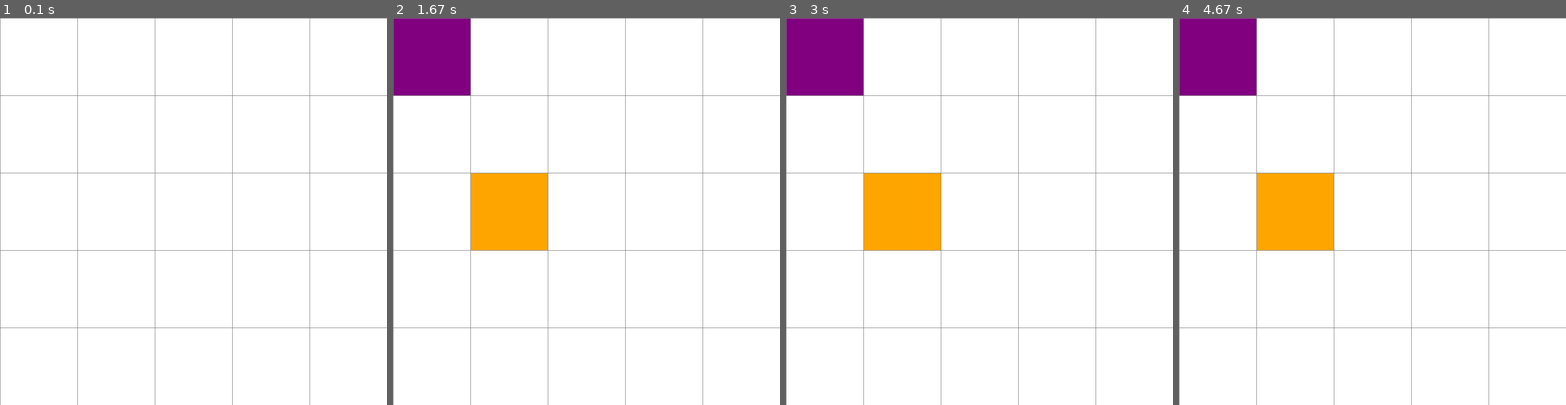
Above: before the commit, frames 1-4 (left to right).
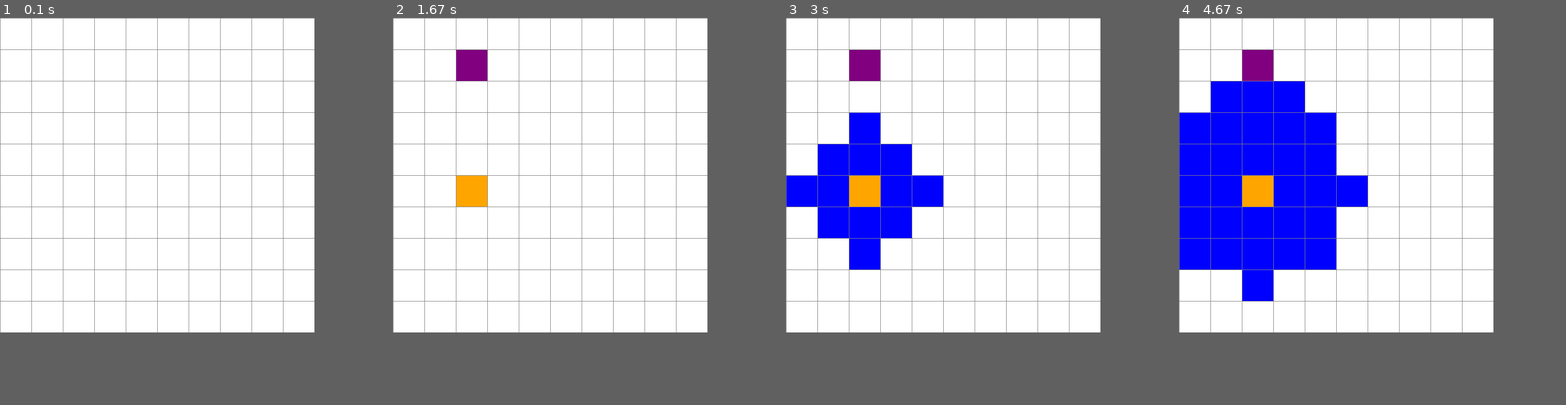
Above: after the commit, the same moments.

Repository: osvi-dev/IA
Game: pygame game, started from A*/tablero.py
Same seed, same stepped clock (60 frames per second), same inputs: the game is played once before the commit and once after it.
Inputs (mouse positions are in pixels of both pictures, inside the frame that each line leads up to):
- Up to frame 1 (0.1 s): no input
- Up to frame 2 (1.67 s): tap B at 0.33 s; click (474, 176) at 0.72 s; hold B 1-1.47 s; move the mouse to (451, 250) at 1.03 s; click (466, 60) at 1.55 s
- Up to frame 3 (3 s): tap B at 1.83 s
- Up to frame 4 (4.67 s): no input
In our replay, the window is 800x800 before the commit and 650x650 after it. These sizes can differ from the game's own. Grey fills any space a smaller window leaves; there, only what the larger window draws over its background counts as a difference.

The runs differ from the first frame. In frame 1, 2.8% of the frame differs, in the area x 0-100%, y 0-100%; in frame 2, 11%; in frame 3, 16%; in frame 4, 25%.

Commit message:
Resolucion del laberinto A*

Diff:
--- a/A*/algoritmo.py
+++ b/A*/algoritmo.py
@@ -1,12 +1,153 @@
-class Algoritmo():
+import heapq
+import numpy as np
+import time
+class Algoritmo:
 
-    def __init__(self, informacion:dict, board):
+    def __init__(self, informacion: dict, board, update_callback):
         self.informacion = informacion
         self.board = board
+        self.coor_inicio = None
+        self.coor_fin = None
+        self.lista_cerrada = set()
+        # para actualizar la interfaz grafica
+        self.update_callback = update_callback
 
-    def imprimir(self):
-        print(self.informacion)
+    def definir_inicio_fin(self):
+        for coor, nodo in self.informacion.items():
+            if nodo.es_inicio():
+                self.coor_inicio = coor
+            elif nodo.es_fin():
+                self.coor_fin = coor
+            elif nodo.es_pared():
+                self.lista_cerrada.add(coor)
 
-class NodoExtendido():
-    def __init__(self, nodo,  g:int, h:int, f:int, padre):
-        pass
+    def resolver(self):
+        """
+        Resuelve el problema de encontrar el camino más corto en un tablero
+        desde un nodo inicial hasta un nodo final utilizando el algoritmo A*.
+
+        El método define los nodos inicial y final, y utiliza una cola de
+        prioridad para expandir los nodos más prometedores, calculando los
+        valores de g, h y f para cada nodo. Si se encuentra un camino al
+        nodo final, este se reconstruye y se marca en el tablero. En caso
+        contrario, informa que no se encontró un camino.
+
+        :raises ValueError: Si no existe un nodo de inicio o fin definido.
+        """
+
+        self.definir_inicio_fin()
+        if self.coor_inicio is None or self.coor_fin is None:
+            return  # No hay inicio o fin
+
+        start = self.coor_inicio
+        end = self.coor_fin
+
+        open_heap = []
+        heapq.heappush(open_heap, (0, start))
+        came_from = {}
+        g_score = {start: 0}
+        f_score = {start: self.heuristic(start, end)}
+
+        while open_heap:
+            current_f, current = heapq.heappop(open_heap)
+
+            if current != start and current != end:
+                fila, col = current
+                self.board[fila][col].color = (0, 0, 255)  # Azul
+                self.update_callback()  # Actualizar interfaz
+                time.sleep(0.1)
+            if current == end:
+                self.reconstruir_camino(came_from, end)
+                return
+
+            if current in self.lista_cerrada:
+                continue
+
+            self.lista_cerrada.add(current)
+
+            for neighbor_fila, neighbor_col, cost in self.get_vecinos(current):
+                neighbor = (neighbor_fila, neighbor_col)
+                if neighbor in self.lista_cerrada:
+                    continue
+
+                tentative_g = g_score.get(current, float('inf')) + cost
+
+                if tentative_g < g_score.get(neighbor, float('inf')):
+                    came_from[neighbor] = current
+                    g_score[neighbor] = tentative_g
+                    f = tentative_g + self.heuristic(neighbor, end)
+                    heapq.heappush(open_heap, (f, neighbor))
+                    f_score[neighbor] = f
+
+        print("No se encontró un camino")
+
+    def heuristic(self, a:tuple, b:tuple):
+        # Distancia Euclideana
+        """
+        Calcula la distancia entre dos nodos utilizando la distancia
+        Euclideana.
+
+        :param a: Las coordenadas del nodo 1.
+        :type a: tuple
+        :param b: Las coordenadas del nodo 2.
+        :type b: tuple
+        :return: La distancia entre los dos nodos.
+        :rtype: float
+        """
+
+        return np.linalg.norm(np.array(a) - np.array(b))
+
+    def get_vecinos(self, coor:tuple) -> list:
+        """
+        Obtiene los vecinos válidos de una celda en la cuadrícula.
+
+        :param coor: Las coordenadas de la celda actual.
+        :type coor: tuple
+        :return: Una lista con las coordenadas de los vecinos válidos.
+        :rtype: list
+        """
+        fila, col = coor
+        vecinos = []
+        directions = [
+            (-1, 0, 10), (1, 0, 10), (0, -1, 10), (0, 1, 10), # Arriba, abajo, izquierda, derecha
+            (-1, -1, 14), (-1, 1, 14), (1, -1, 14), (1, 1, 14) # diagonales
+            ]
+
+        for df, dc, cost in directions:
+            new_fila = fila + df
+            new_col = col + dc
+            if 0 <= new_fila < len(self.board) and 0 <= new_col < len(self.board[0]):
+                vecinos.append((new_fila, new_col, cost))
+        return vecinos
+
+    def reconstruir_camino(self, came_from:dict, current:dict):
+        """
+        Reconstruye el camino del nodo final al nodo inicial en el
+        diccionario came_from y marca los nodos del camino en verde.
+
+        :param came_from: El diccionario con los nodos que llevan a cada nodo.
+        :type came_from: dict
+        :param current: El nodo final
+        :type current: tuple
+        """
+        path = []
+        while current in came_from:
+            path.append(current)
+            current = came_from[current]
+        path.append(self.coor_inicio)  # Añadir el nodo inicial
+        print(path)
+        path.reverse()
+        print(path)
+
+        for fila in self.board:
+            for nodo in fila:
+                if not nodo.es_inicio() and not nodo.es_fin() and not nodo.es_pared():
+                    nodo.color = (255, 255, 255)  # Blanco
+
+        for coor in path:
+            fila, col = coor
+            nodo = self.board[fila][col]
+            if not nodo.es_inicio() and not nodo.es_fin():
+                nodo.color = (0, 255, 0)
+
+        self.update_callback
--- a/A*/tablero.py
+++ b/A*/tablero.py
@@ -1,7 +1,7 @@
 import pygame
 import algoritmo
 # Configuraciones iniciales
-ANCHO_VENTANA = 800
+ANCHO_VENTANA = 650
 VENTANA = pygame.display.set_mode((ANCHO_VENTANA, ANCHO_VENTANA))
 pygame.display.set_caption("Visualización de Nodos")
 
@@ -104,18 +104,11 @@
     col = x // ancho_nodo
     return fila, col
 
-def ver_nodos():
-    """
-    Imprime todos los nodos que se han definido en la cuadrícula actual.
-    """
-    for cor, aux_nodo in nodos.items():
-        print(aux_nodo)
-    print("\n")
 
 # TODO: tengo de definir un metodo para avanzar y calcular
 # g, f, y h para cada salto ademas del apuntador de donde brinque
 def main(ventana, ancho):
-    FILAS = 5
+    FILAS = 10
     grid = crear_grid(FILAS, ancho)
 
     inicio = None
@@ -165,10 +158,10 @@
                     nodos.pop((fila, col))
             # Una vez definido el inicio, el fin y los muros podemos apretar
             # la letra b para buscar el camino mas corto
-            elif pygame.key.get_pressed()[pygame.K_b]:
-                algorit = algoritmo.Algoritmo(nodos, grid)
-                algorit.imprimir()
-
+            elif event.type == pygame.KEYDOWN and event.key == pygame.K_b:
+                update_ui = lambda: dibujar(VENTANA, grid, FILAS, ANCHO_VENTANA)
+                algorit = algoritmo.Algoritmo(nodos, grid, update_ui)
+                algorit.resolver()
 
     pygame.quit()
 
Not shown, changed: A*/explicacion.md
Not shown, added: ranas.md
